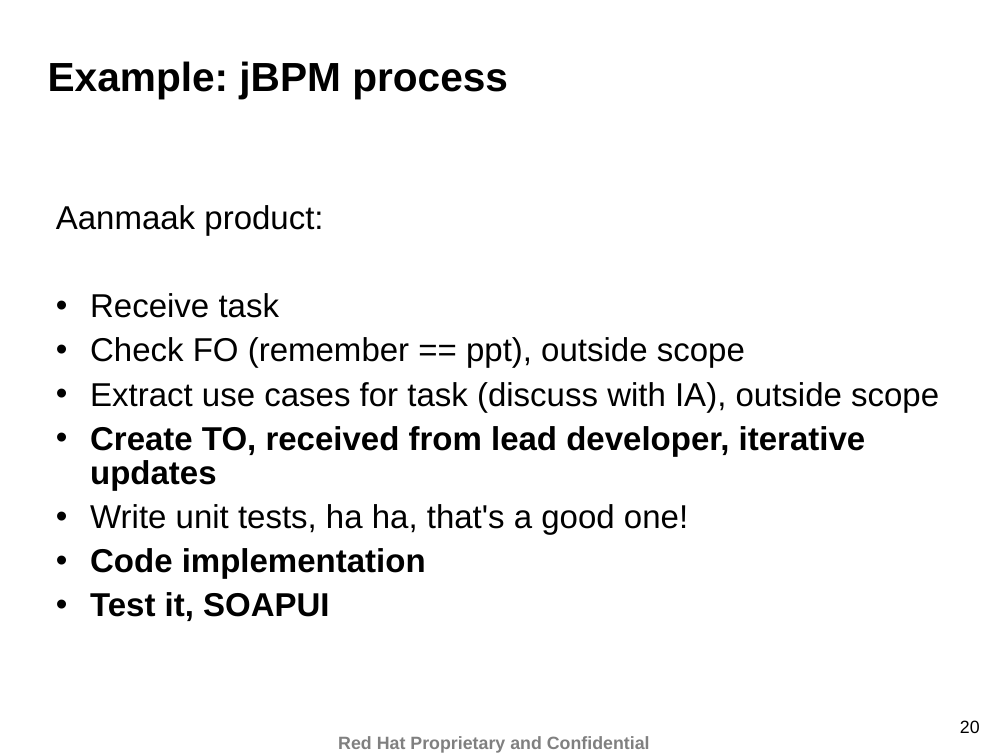
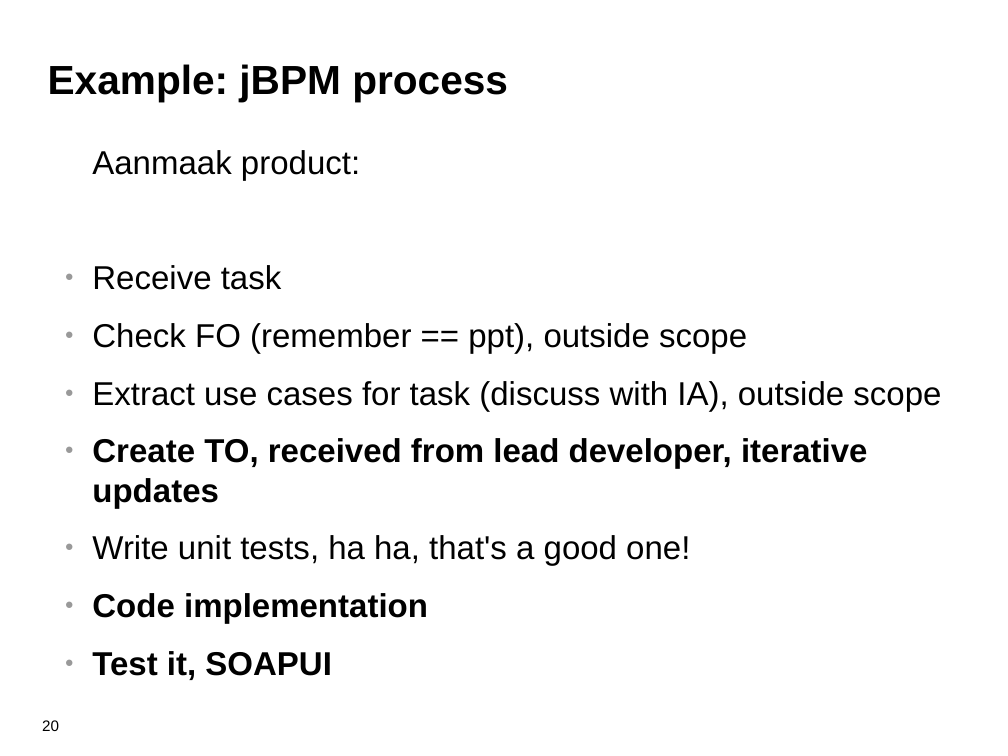
Before and after one commit to eschabell/presentations, a slide deck: slide 20 of teaching/ru_gast_college_req_engineering_may2012.odp. Drawn at 1008x756 pixels with LibreOffice and Linux fonts; fonts in the diff are those of the drawing; background and template pictures are left out. Boxes give left, top, right and bottom in pixels: in the first picture for what was removed or moved away, otherwise in the second. Text is boxed around its words. In the diff, an @@ line names an element or a change of style, - is before the commit and + after.

```diff
--- a/teaching/ru_gast_college_req_engineering_may2012.odp
+++ b/teaching/ru_gast_college_req_engineering_may2012.odp
@@ title "Example: jBPM process" at box(48, 64, 508, 102): line spacing 0.87 to 1 @@
@@ text "Aanmaak product:": place and size @@
-text "Aanmaak product:" at box(56, 205, 939, 621)
+text "Aanmaak product:" at box(92, 150, 941, 624)
@@ text "Aanmaak product:" at box(92, 150, 941, 624): indent changed; line spacing 0.87 to 1; more space between paragraphs; bullet • to ●; bullet colour #000000 to #999999 @@
@@ page number: place and size @@
-page number at box(960, 720, 980, 733)
+page number at box(42, 720, 59, 731)
@@ page number at box(42, 720, 59, 731): size 14 to 12 pt; alignment right to left; line spacing 0.93 to 1 @@
@@ text removed at box(338, 736, 650, 753) @@
-Red Hat Proprietary and Confidential
```
Also in this commit, not shown: 30 other slides changed.
